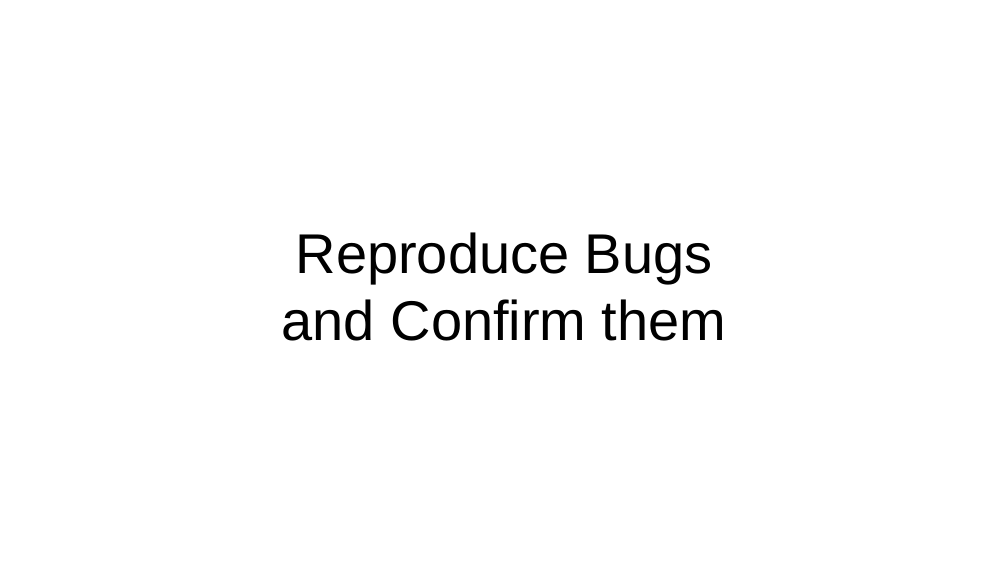
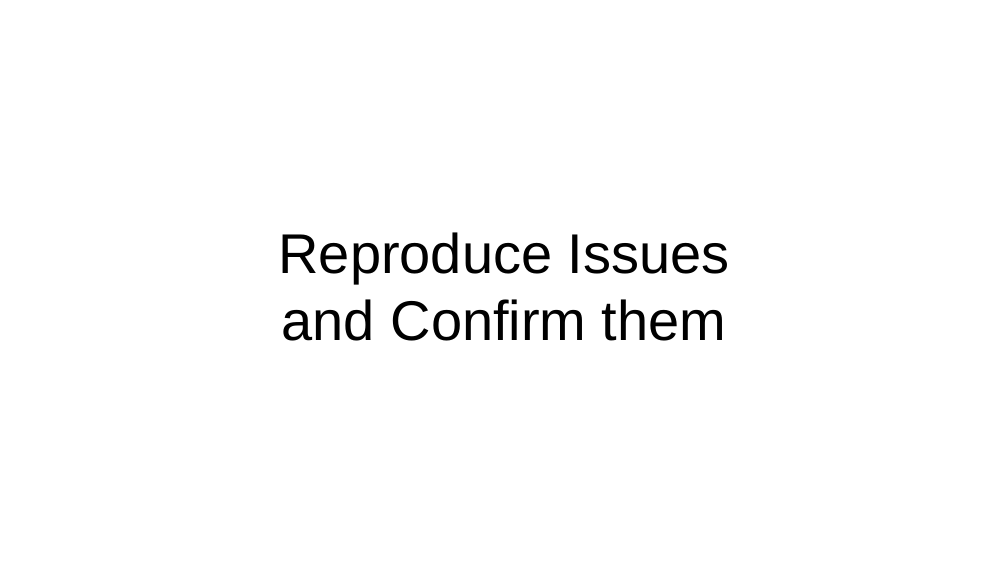
Before and after one commit to karuppiah7890/talks, a slide deck: slide 8 of contributing-to-helm/Contributing to Helm.pptx (slide 7 before the commit). Drawn at 1008x567 pixels with LibreOffice and Linux fonts; fonts in the diff are those of the drawing. Boxes give left, top, right and bottom in pixels: in the first picture for what was removed or moved away, otherwise in the second. Text is boxed around its words. In the diff, an @@ line names an element or a change of style, - is before the commit and + after.

```diff
--- a/contributing-to-helm/Contributing to Helm.pptx
+++ b/contributing-to-helm/Contributing to Helm.pptx
@@ text at box(279, 232, 730, 283): text changed @@
-Reproduce Bugs
+Reproduce Issues
```
Also in this commit, not shown: 8 other slides changed, 16 slides added, 4 slides removed, 2 other files.
